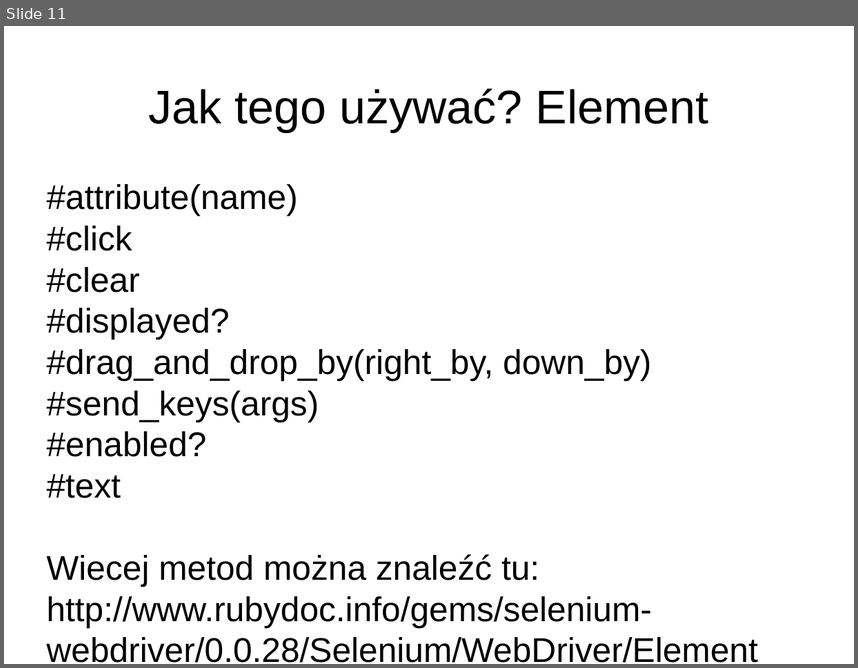
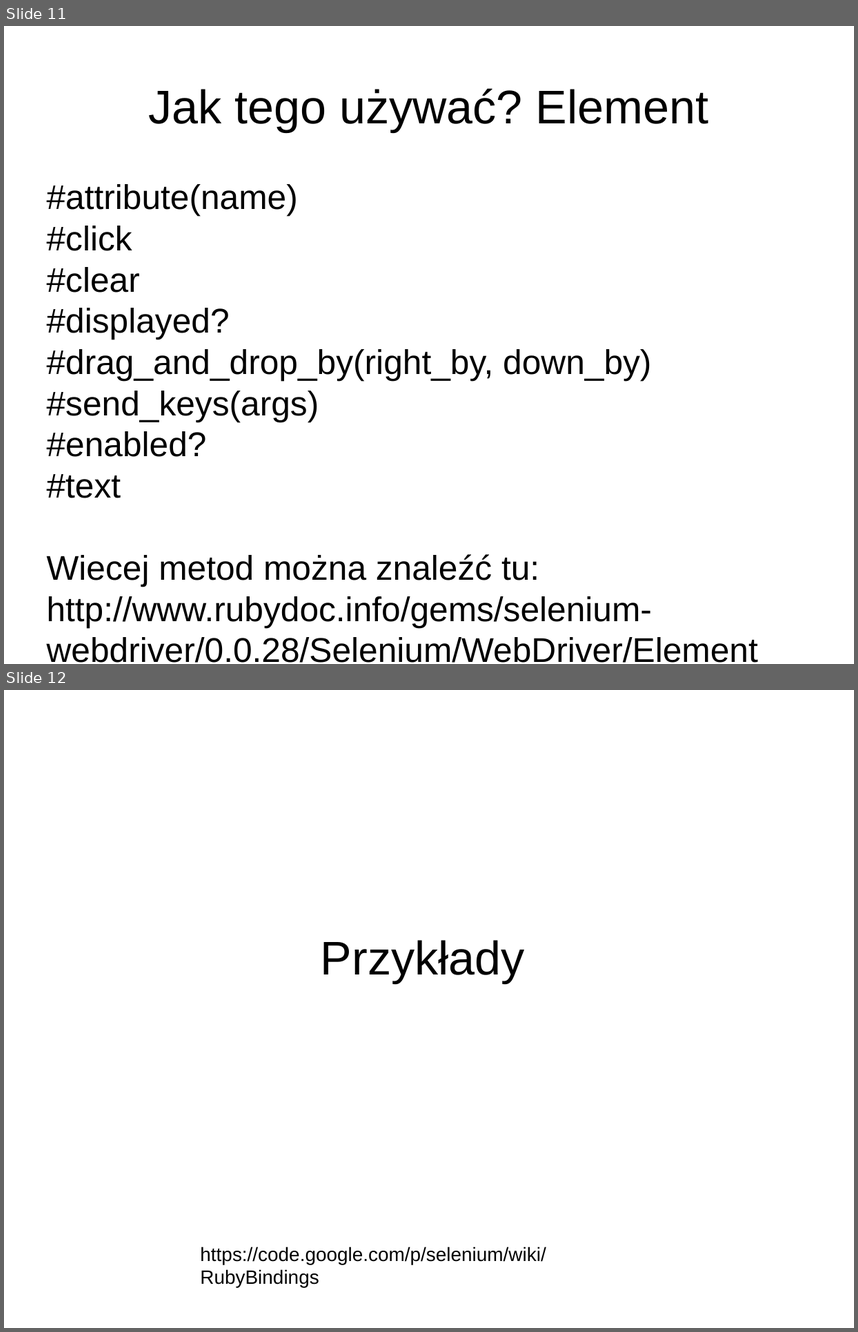
Before and after one commit to laikkk/TarPrezentacja, a slide deck: Prezentacja Testy Automatyczne + Selenium.odp. Shown one above the other, each under a label of ours: slide 11 before the commit, slides 11 and 12 after it. The pictures are 858x668 and 858x1332 pixels, drawn with LibreOffice and Linux fonts; fonts in the diff are those of the drawing. Boxes give left, top, right and bottom in pixels: in the first picture for what was removed or moved away, otherwise in the second. Text is boxed around its words. In the diff, an @@ line names an element or a change of style, - is before the commit and + after.

```diff
--- a/Prezentacja Testy Automatyczne + Selenium.odp
+++ b/Prezentacja Testy Automatyczne + Selenium.odp
@@ slide 12 added at box(4, 690, 854, 1328), background #FFFFFF @@
@@ title added at box(321, 940, 525, 983), 44 pt, text #000000 @@
+Przykłady
@@ text added at box(200, 1246, 546, 1287), 18 pt, text #000000 @@
+https://code.google.com/p/selenium/wiki/RubyBindings
```
Also in this commit, not shown: 4 slides changed, 1 slide removed, 7 other files.
